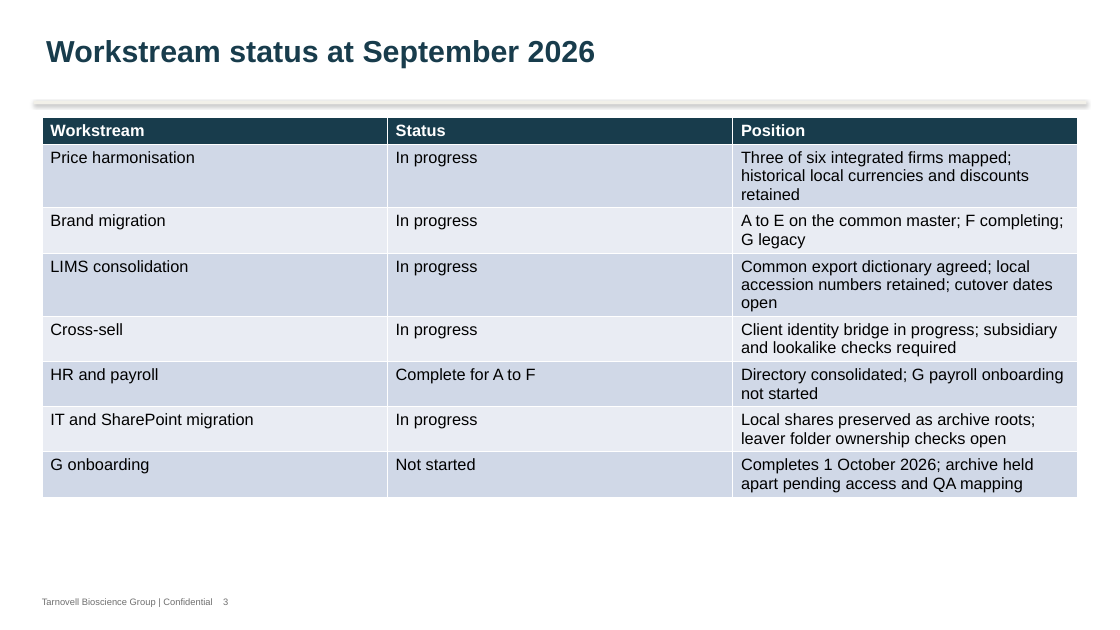
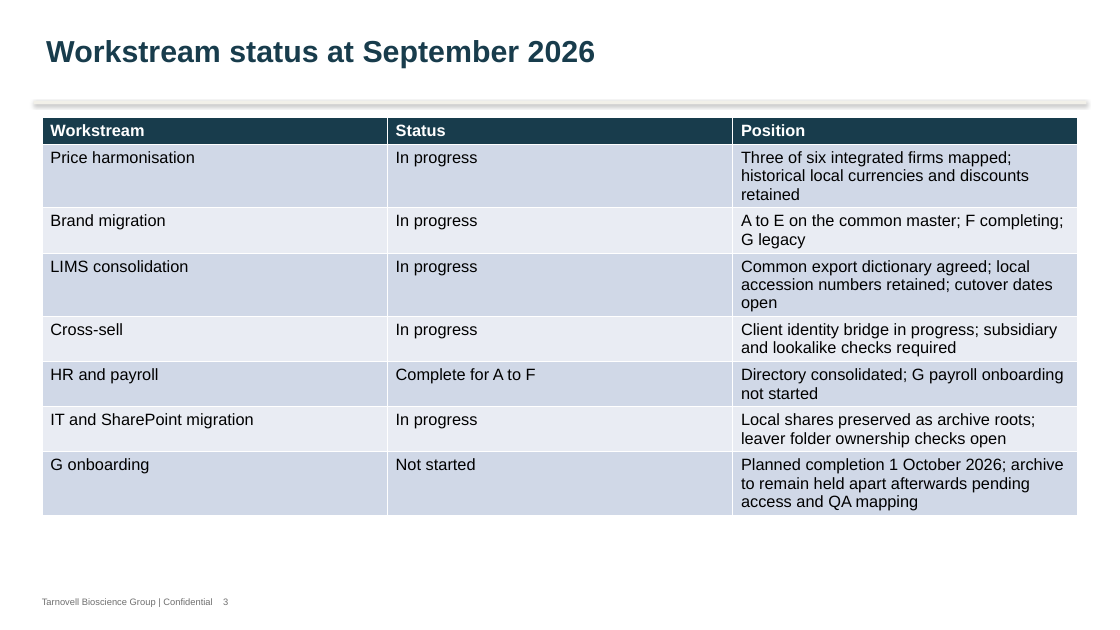
Before and after one commit to 60xAI/portco-mock-dataset, a slide deck: slide 3 of output/archive/Tarnovell_Group/Integration/Programme/2026/One_Group_Many_Practices_Steering_2026-09.pptx. Drawn at 1120x630 pixels with LibreOffice and Linux fonts; fonts in the diff are those of the drawing. Boxes give left, top, right and bottom in pixels: in the first picture for what was removed or moved away, otherwise in the second. Text is boxed around its words. In the diff, an @@ line names an element or a change of style, - is before the commit and + after.

```diff
--- a/output/archive/Tarnovell_Group/Integration/Programme/2026/One_Group_Many_Practices_Steering_2026-09.pptx
+++ b/output/archive/Tarnovell_Group/Integration/Programme/2026/One_Group_Many_Practices_Steering_2026-09.pptx
@@ table at bbox=[42, 118, 1078, 515] @@
-row 8, column 3: Completes 1 October 2026; archive held apart pending access and QA mapping
+row 8, column 3: Planned completion 1 October 2026; archive to remain held apart afterwards pending access and QA mapping
```
Also in this commit, not shown: 3 other slides changed, 1 other file.
